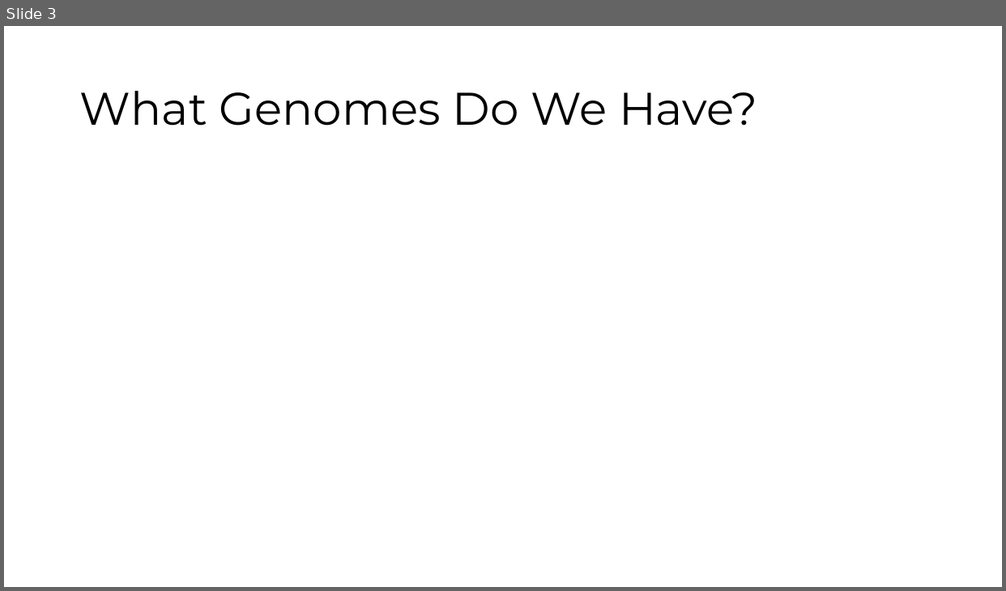
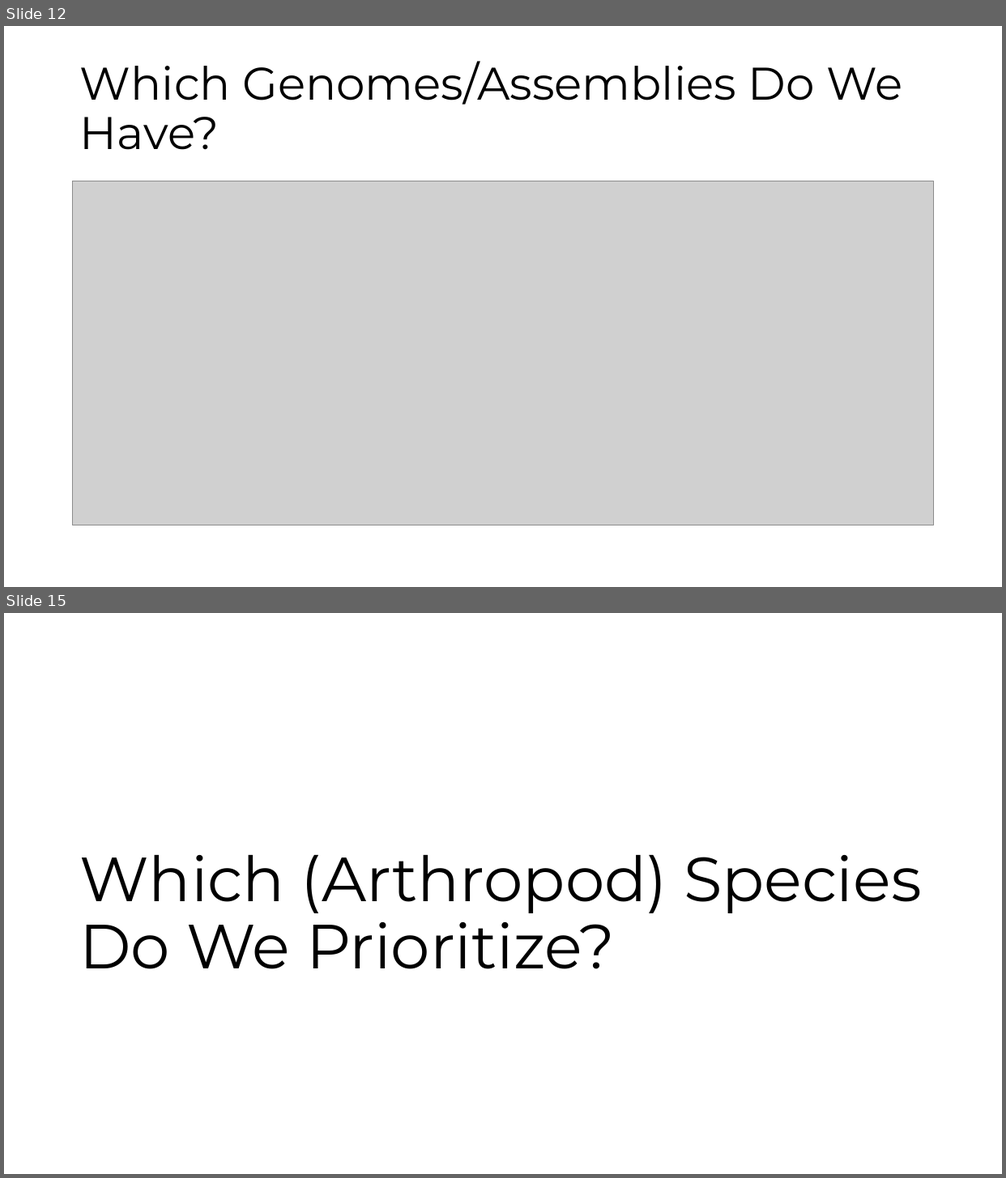
Before and after one commit to molikd/SearchPrioritize, a slide deck: Entomology_Outline.pptx. Shown one above the other, each under a label of ours: slide 3 before the commit, slides 12 and 15 after it; the slides between them are not shown. The pictures are 1006x591 and 1006x1178 pixels, drawn with LibreOffice and Linux fonts; fonts in the diff are those of the drawing; grey boxes stand for pictures. Boxes give left, top, right and bottom in pixels: in the first picture for what was removed or moved away, otherwise in the second. Text is boxed around its words. In the diff, an @@ line names an element or a change of style, - is before the commit and + after.

```diff
--- a/Entomology_Outline.pptx
+++ b/Entomology_Outline.pptx
@@ slide 15 added at bbox=[4, 613, 1002, 1174], background #FFFFFF @@
@@ title added at bbox=[79, 855, 922, 969], 60 pt, text #000000 @@
+Which (Arthropod) Species Do We Prioritize?
@@ what was slide 3 is now slide 12 @@
@@ slide 12 changed as well @@
@@ title at bbox=[80, 61, 903, 150]: text changed @@
-What Genomes Do We Have?
+Which Genomes/Assemblies Do We Have?
@@ picture added at bbox=[73, 182, 934, 526] @@
```
Also in this commit, not shown: 3 other slides changed, 14 other slides added, 15 other files.
